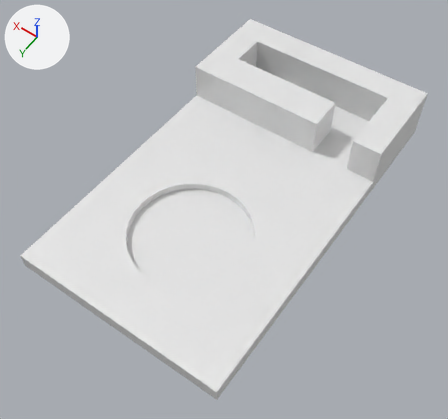
The FBX model Assets/cnballpit/mainworld.fbx, before and after one commit.
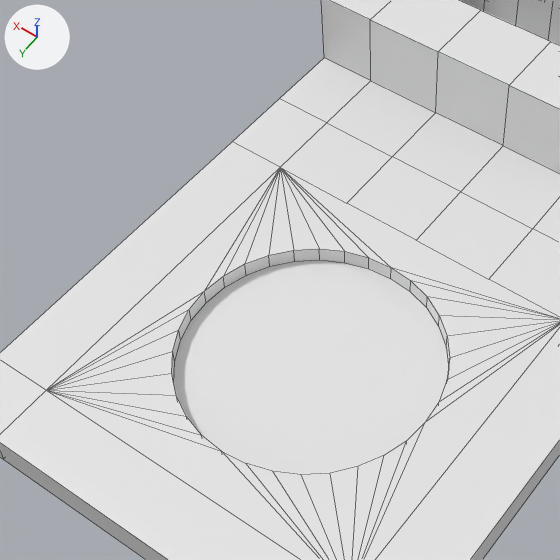
There are two pictures of each version: one whole from a 50 mm camera at (-22.3, 45.9, 47.4) aimed at (-0.5, 15.4, -0.5), one close up on the part from 10% to 68% of the width and 16% to 78% of the height. The axes (+X, +Y, +Z) are drawn at upper left. The lights are the same throughout. The close-ups show mesh edges as thin lines. Where no turn or scale is listed for an object, it has been applied to the vertices.

The first close-up shows 'WorldMesh'.
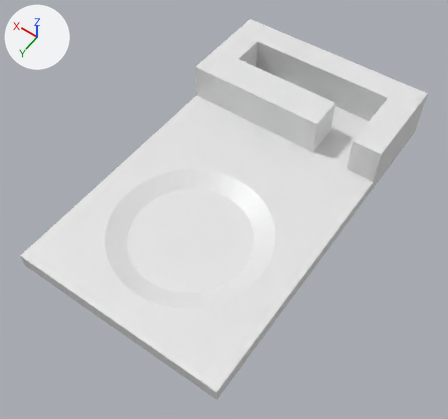
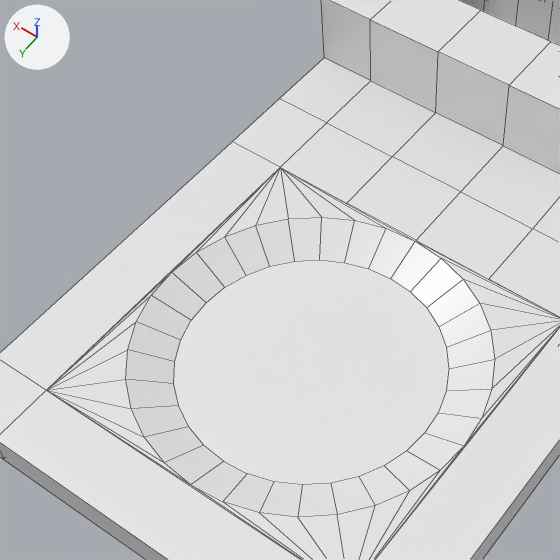
Patch to the scene script:
```diff
--- a/Assets/cnballpit/mainworld.fbx.py
+++ b/Assets/cnballpit/mainworld.fbx.py
@@ me_cube @@
 me_cube.from_pydata(...)  # 194 vertices, 184 faces; spans x -11.0..11.0, y -6.0..31.0, z -1.2..4.4
 # used by ob_worldmesh; location = (0.0, 0.0, 0.0)
+# me_cube part 1: all 32 vertices in x -6.0..6.0, y 14.0..26.0, z 0.4 are scaled about their middle by (1.32, 1.32, 1.31)
 me_cube.materials.append(mat_material)
```

Changed parts and their boxes (x1, y1, x2, y2) in the close-ups (560 x 560 px; the box of a moved part takes in the faces that stretch with it):
part 1 of me_cube, moved or reshaped
    both: (47, 168, 560, 560)
